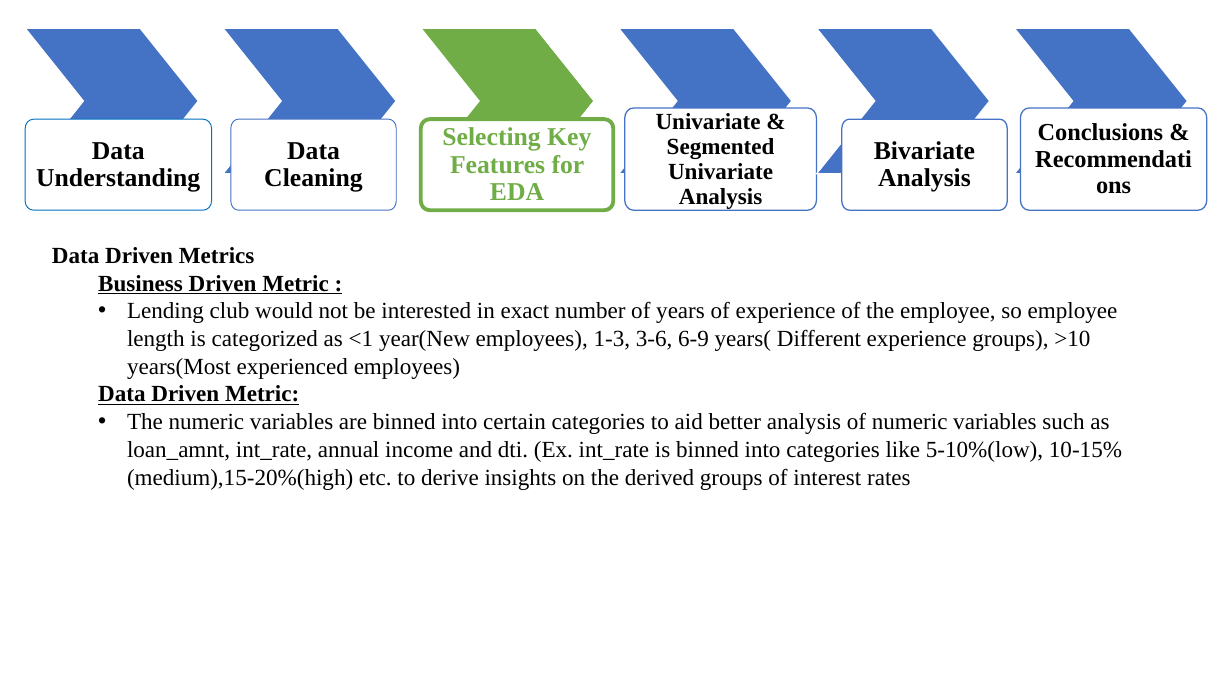
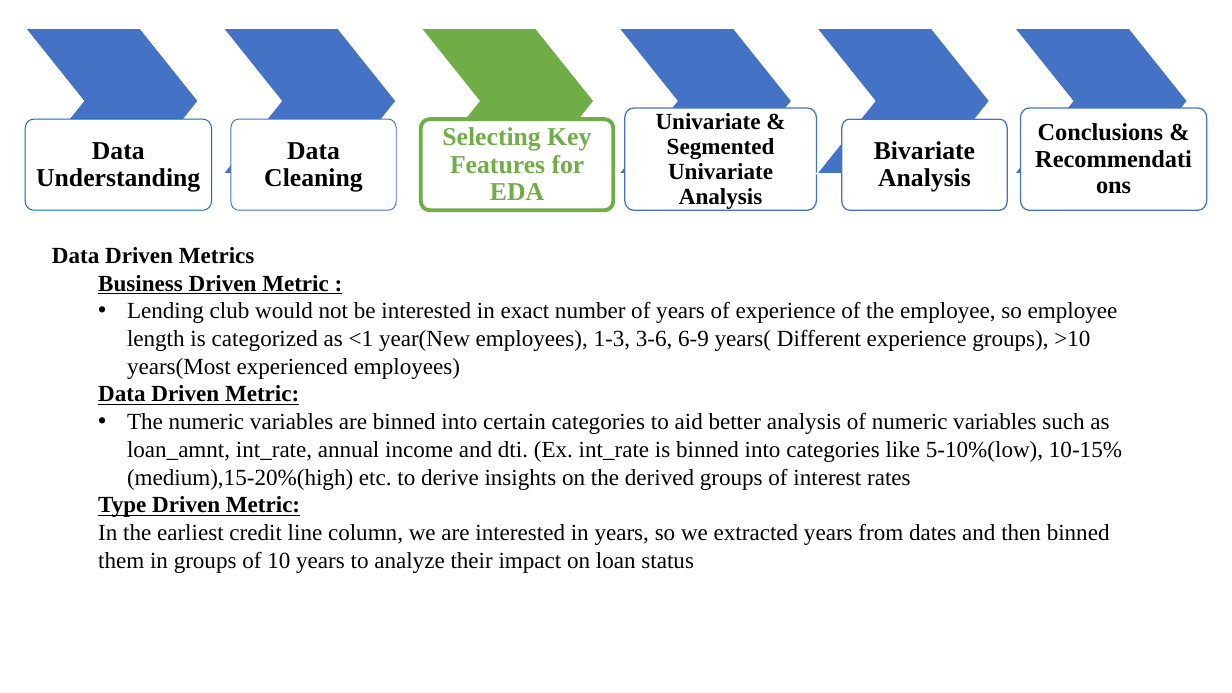
Before and after one commit to karthickchetti/LendingClubCaseStudy, a slide deck: slide 6 of LC_EDA.pptx. Drawn at 1232x693 pixels with LibreOffice and Linux fonts; fonts in the diff are those of the drawing. Boxes give left, top, right and bottom in pixels: in the first picture for what was removed or moved away, otherwise in the second. Text is boxed around its words. In the diff, an @@ line names an element or a change of style, - is before the commit and + after.

```diff
--- a/LC_EDA.pptx
+++ b/LC_EDA.pptx
@@ text at [98, 496, 1110, 573]: paragraphs added @@
+  Type Driven Metric:
+  In the earliest credit line column, we are interested in years, so we extracted years from dates and then binned them in groups of 10 years to analyze their impact on loan status
```
Also in this commit, not shown: 4 other slides changed, 6 slides added, 1 other file.
